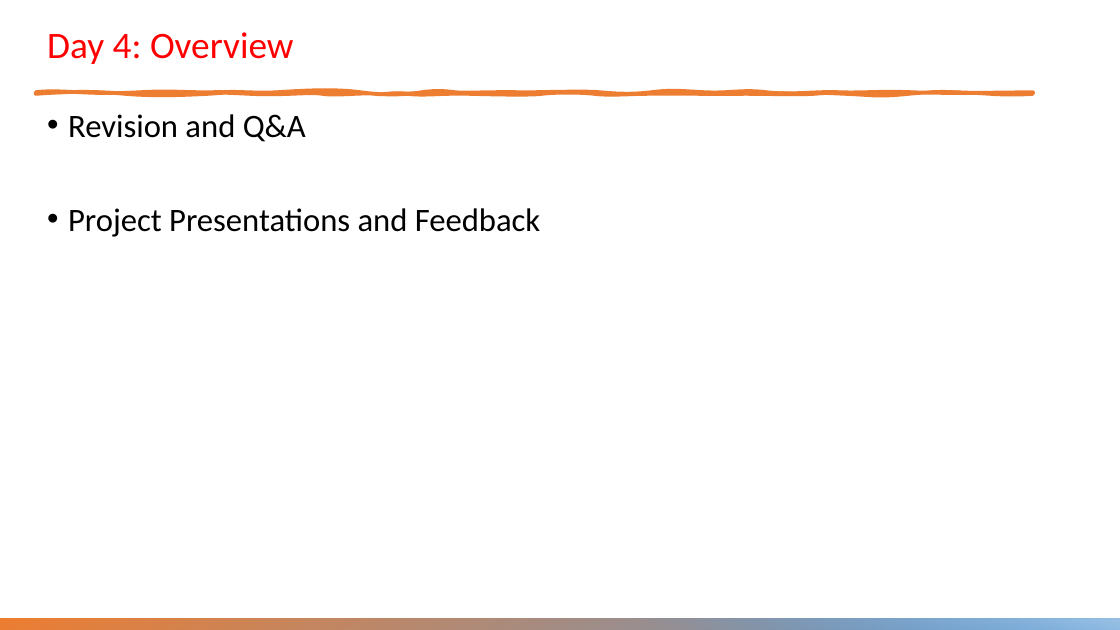
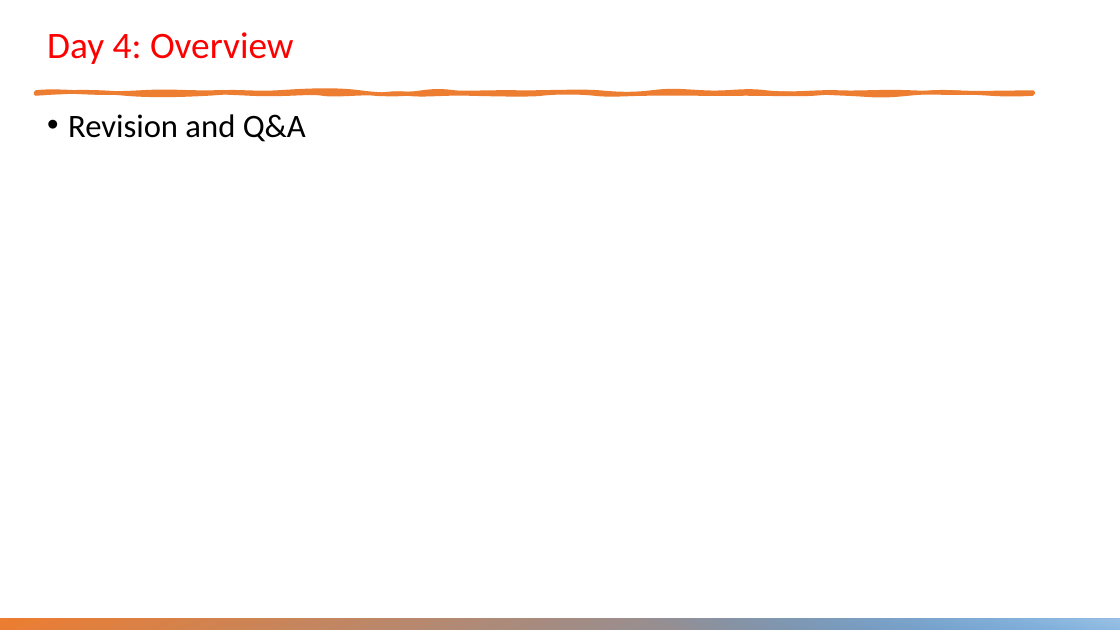
Before and after one commit to exponentialR/DL4CV, a slide deck: slide 8 of Day-1-Intro-to-CV/1.0 - Course Overview.pptx (slide 7 before the commit). Drawn at 1120x630 pixels with LibreOffice and Linux fonts; fonts in the diff are those of the drawing; background and template pictures are left out. Boxes give left, top, right and bottom in pixels: in the first picture for what was removed or moved away, otherwise in the second. Text is boxed around its words. In the diff, an @@ line names an element or a change of style, - is before the commit and + after.

```diff
--- a/Day-1-Intro-to-CV/1.0 - Course Overview.pptx
+++ b/Day-1-Intro-to-CV/1.0 - Course Overview.pptx
@@ text at [68,208,540,237]: paragraph removed @@
-• Project Presentations and Feedback
```
Also in this commit, not shown: 5 other slides changed, 1 slide added, 3 other files.
